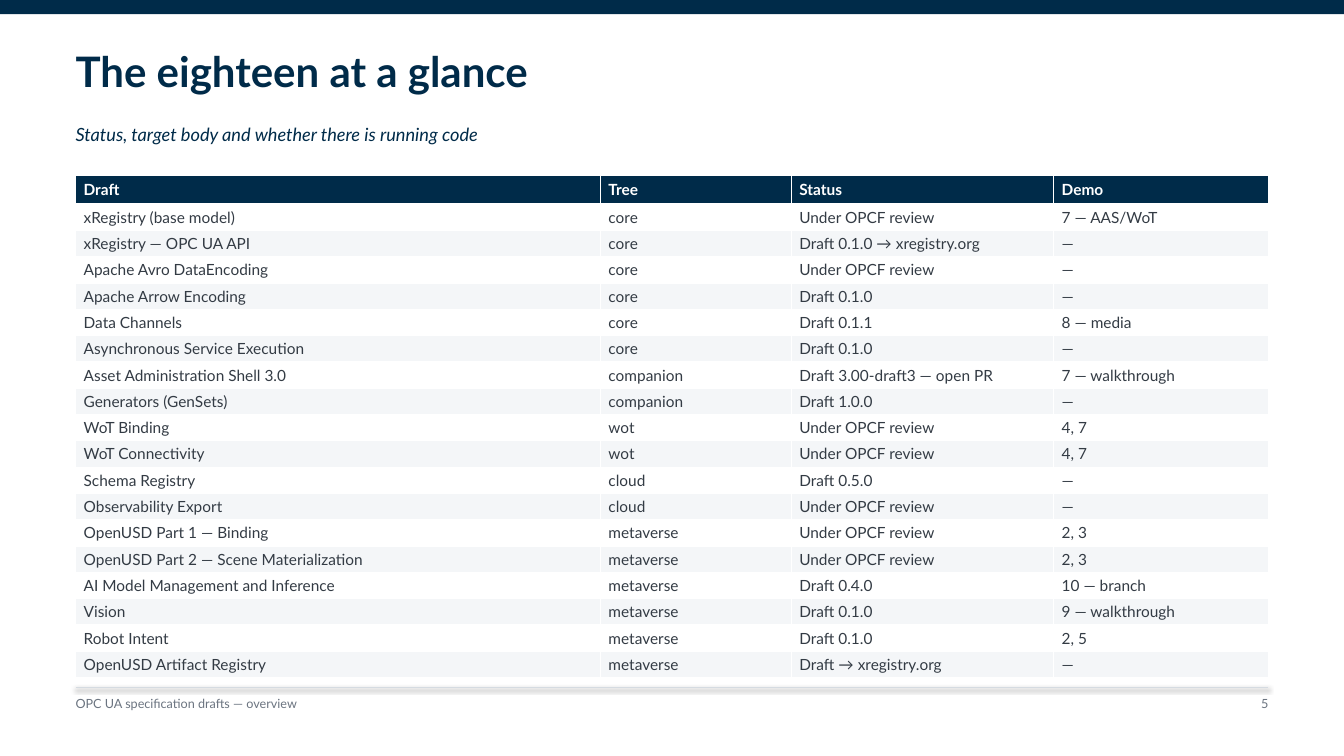
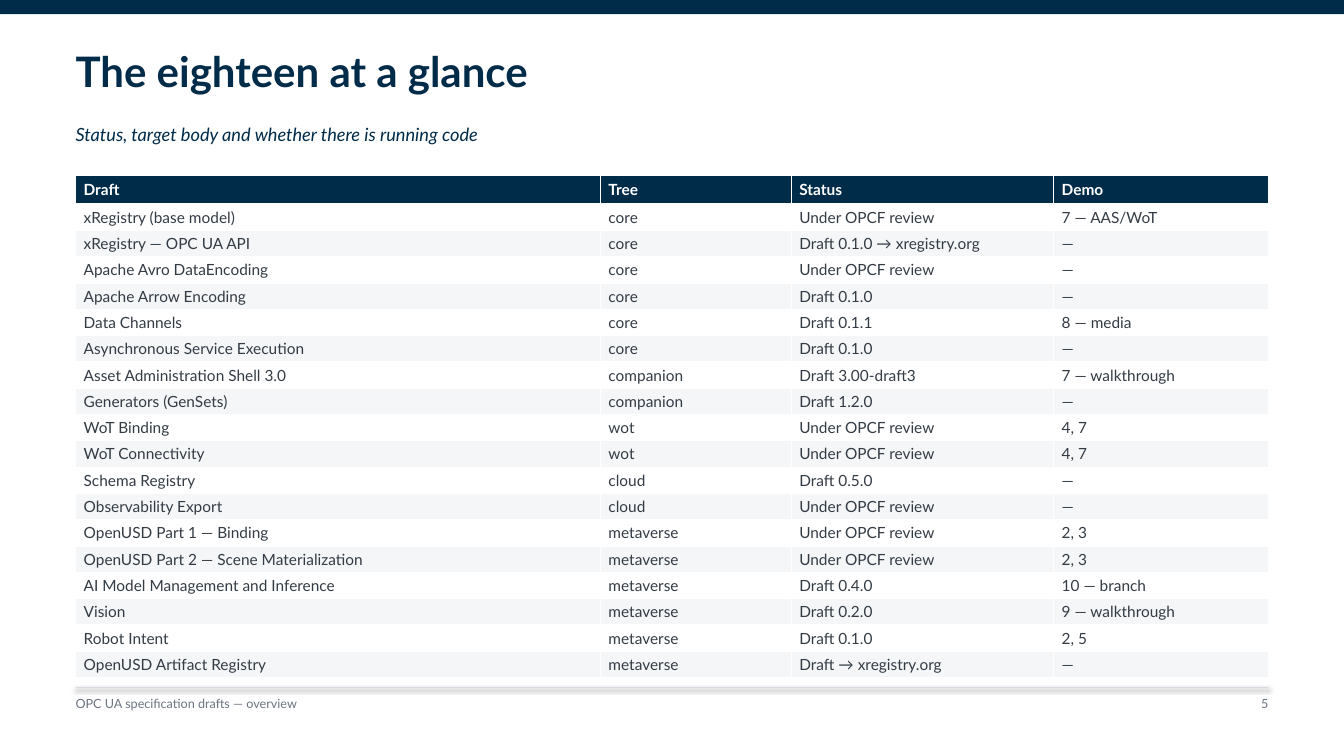
Before and after one commit to marcschier/opcua-drafts, a slide deck: slide 5 of decks/OPC-UA-Drafts-Overview.pptx. Drawn at 1344x756 pixels with LibreOffice and Linux fonts; fonts in the diff are those of the drawing. Boxes give left, top, right and bottom in pixels: in the first picture for what was removed or moved away, otherwise in the second. Text is boxed around its words. In the diff, an @@ line names an element or a change of style, - is before the commit and + after.

```diff
--- a/decks/OPC-UA-Drafts-Overview.pptx
+++ b/decks/OPC-UA-Drafts-Overview.pptx
@@ table at (76, 175, 1268, 677) @@
-row 8, column 3: Draft 3.00-draft3 — open PR
+row 8, column 3: Draft 3.00-draft3
-row 9, column 3: Draft 1.0.0
+row 9, column 3: Draft 1.2.0
-row 17, column 3: Draft 0.1.0
+row 17, column 3: Draft 0.2.0
```
Also in this commit, not shown: 6 other slides changed, 9 other files.
